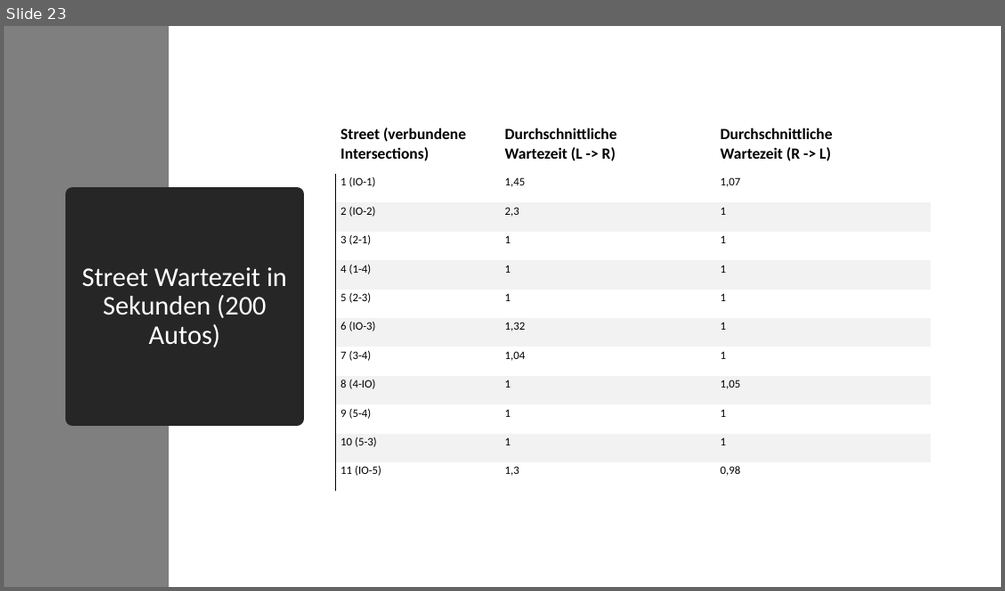
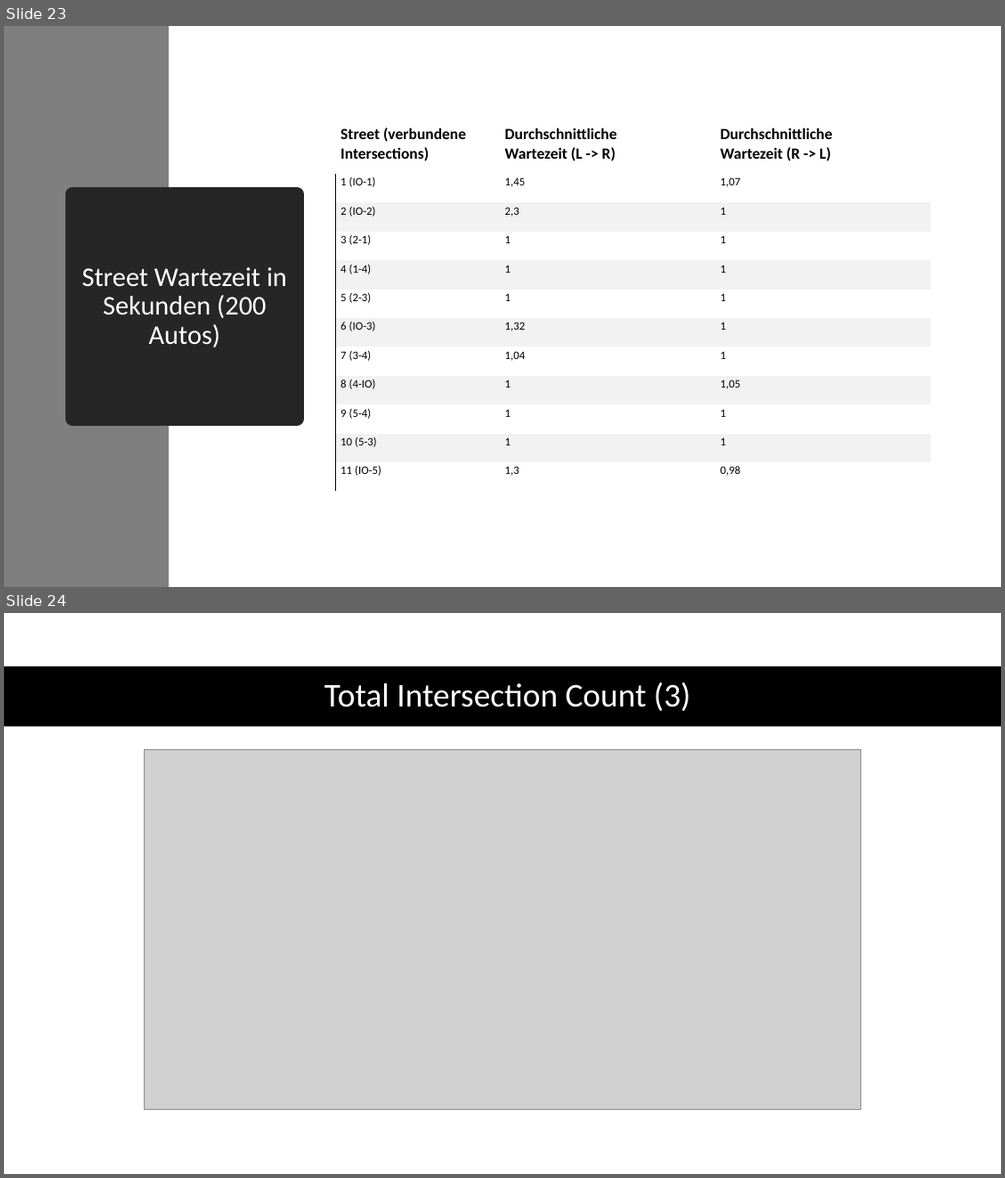
Before and after one commit to code-drey/car_simulation, a slide deck: Presentation/Traffic-flow-modeling-and-analysis.pptx. Shown one above the other, each under a label of ours: slide 23 before the commit, slides 23 and 24 after it. The pictures are 1005x591 and 1005x1178 pixels, drawn with LibreOffice and Linux fonts; fonts in the diff are those of the drawing; grey boxes stand for pictures. Boxes give left, top, right and bottom in pixels: in the first picture for what was removed or moved away, otherwise in the second. Text is boxed around its words. In the diff, an @@ line names an element or a change of style, - is before the commit and + after.

```diff
--- a/Presentation/Traffic-flow-modeling-and-analysis.pptx
+++ b/Presentation/Traffic-flow-modeling-and-analysis.pptx
@@ slide 24 added at [4, 613, 1001, 1174], background #FFFFFF @@
@@ rectangle added at [4, 666, 1001, 727], fill #000000 @@
@@ title added at [324, 682, 691, 711], 32 pt, text #FFFFFF @@
+Total Intersection Count (3)
@@ picture added at [145, 750, 861, 1110] @@
```
Also in this commit, not shown: 2 other slides added.
